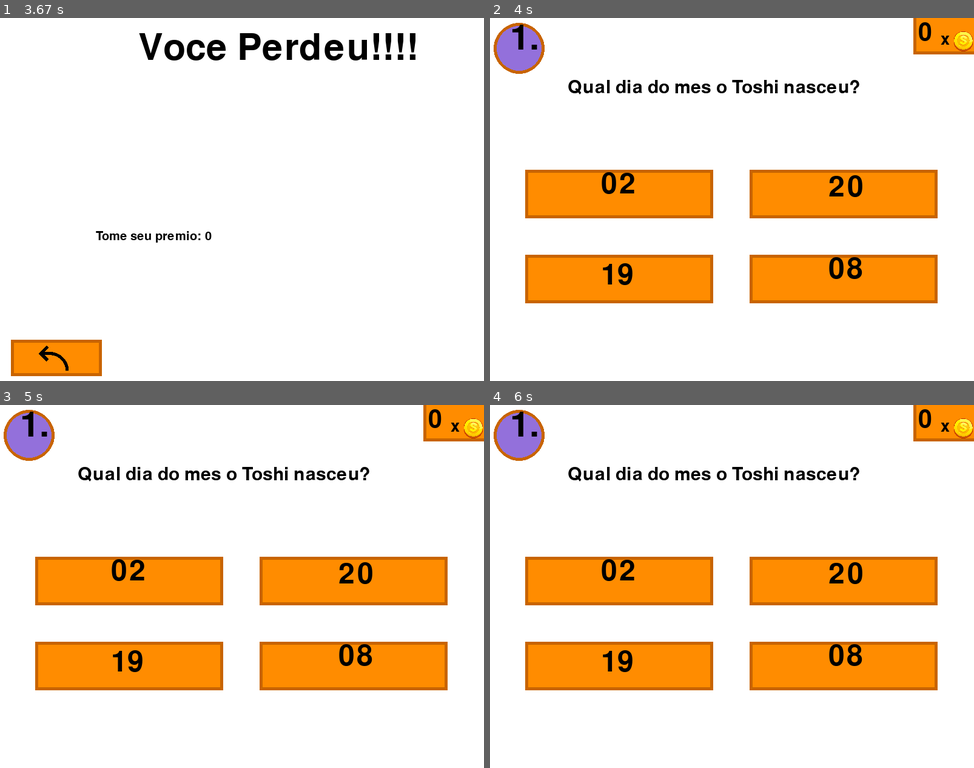
Above: before the commit, frames 1-4 (two rows, left to right).
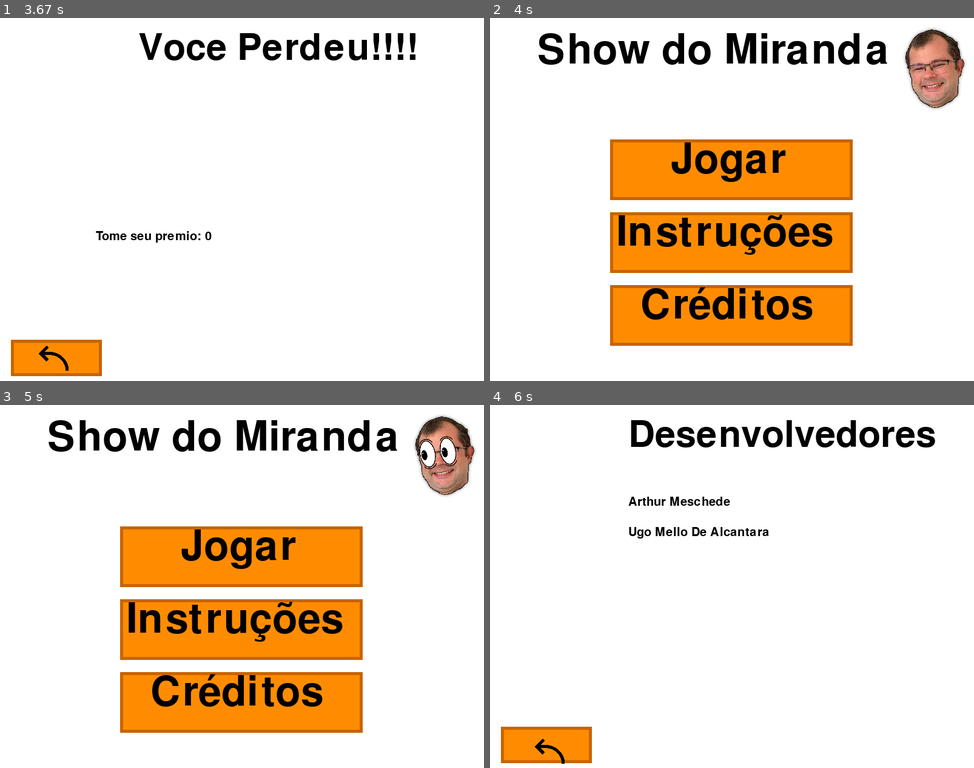
Above: after the commit, the same moments.

Repository: insper-classroom/devlife-23-1-projeto-pygame-ugo-e-arthur
Game: pygame game, started from jogo.py
Same seed, same stepped clock (60 frames per second), same inputs: the game is played once before the commit and once after it.
Inputs (mouse positions are in pixels of both pictures, inside the frame that each line leads up to):
- Up to frame 1 (3.67 s): click (242, 224) at 0.88 s; click (58, 359) at 1.22 s; click (251, 79) at 2.05 s; click "Jogar" at 3.02 s; click (338, 170) at 3.4 s
- Up to frame 2 (4 s): click (548, 359) at 3.72 s
- Up to frame 3 (5 s): no input
- Up to frame 4 (6 s): click (732, 702) at 5.68 s, where only the run after the commit has a clickable "Créditos"

Frame 1 is identical in both runs. In frame 2, 40% of the frame differs, in the area x 0-100%, y 0-91%; in frame 3, 40%; in frame 4, 29%.

Commit message:
Mudancas com ciclo

Diff:
--- /dev/null
+++ b/Main_Menu.py
@@ -0,0 +1,100 @@
+import pygame
+import funcoes
+import funcoes_fases
+
+def jogo():
+    pygame.init()
+
+    # Define as dimensões da tela
+    largura_tela = 800
+    altura_tela = 600
+    tela = pygame.display.set_mode((largura_tela, altura_tela))
+
+    # Define a caption do nosso jogo
+    pygame.display.set_caption('Show do Miranda')
+
+    # Define as cores
+    branco = (255, 255, 255)
+    laranja = (230, 115, 0)
+    laranja_escuro = (200, 100, 0)
+    laranja_claro = (255, 140, 0)
+
+    # Define fontes
+    titulo = pygame.font.Font('Chendolle.otf', 100)
+    imagem_texto_titulo = titulo.render('Show do Miranda', True, (0, 0, 0))
+    texto_jogar = pygame.font.Font('Chendolle.otf', 40)
+    imagem_texto_jogar = titulo.render('Jogar', True, (0, 0, 0))
+    texto_instrucoes = pygame.font.Font('Chendolle.otf', 40)
+    imagem_texto_instrucoes = titulo.render('Instruções', True, (0, 0, 0))
+    texto_creditos = pygame.font.Font('Chendolle.otf', 40)
+    imagem_texto_creditos = titulo.render('Créditos', True, (0, 0, 0))
+
+    # Define Imagens - Miranda
+    cara = pygame.image.load('Miranda_Fabio.png')
+    cara = pygame.transform.scale(cara, (150, 150))
+    olhos = pygame.image.load('Miranda_Fabio_2 (1).png')
+    olhos = pygame.transform.scale(olhos, (150, 150))
+    intervalos_animacao_miranda = 1000
+    imagem_atual = 1  # variavel para controlar qual imagem sera exibida na animacao
+
+    # Define os retângulos de seleção
+    botao_largura = 400
+    botao_altura = 100
+    botao_x = (largura_tela - botao_largura) / 2
+    jogar_y = 200
+    instrucoes_y = jogar_y + botao_altura + 20
+    creditos_y = instrucoes_y + botao_altura + 20
+    jogar = pygame.Rect(botao_x, jogar_y, botao_largura, botao_altura)
+    instrucoes = pygame.Rect(botao_x, instrucoes_y, botao_largura, botao_altura)
+    creditos = pygame.Rect(botao_x, creditos_y, botao_largura, botao_altura)
+
+    clock = pygame.time.Clock()  # Inicializa o clock
+
+    # Loop principal do jogo
+    while True:
+        clock.tick(60)  # Define o FPS do jogo
+
+        for event in pygame.event.get():
+            if event.type == pygame.QUIT:
+                pygame.quit()
+                quit()
+    # Verifica se o mouse foi clicado
+            if event.type == pygame.MOUSEBUTTONDOWN:
+                mouse_pos = event.pos # Posição do mouse ao clicar
+    # Verifica se o mouse clicou em um dos botões
+                if jogar.collidepoint(mouse_pos):
+                    funcoes_fases.fase_1(tela)
+                elif instrucoes.collidepoint(mouse_pos):
+                    funcoes.tela_instrucoes(tela)
+                elif creditos.collidepoint(mouse_pos):
+                    funcoes.tela_creditos(tela)
+
+    # Preenche a tela com branco
+        tela.fill(branco)
+    # Desenha os retângulos de seleção com contorno laranja escuro
+        pygame.draw.rect(tela, laranja, jogar)
+        pygame.draw.rect(tela, laranja_escuro, jogar, 5)
+        pygame.draw.rect(tela, laranja_claro, jogar.inflate(-10, -10))
+        pygame.draw.rect(tela, laranja, instrucoes)
+        pygame.draw.rect(tela, laranja_escuro, instrucoes, 5)
+        pygame.draw.rect(tela, laranja_claro, instrucoes.inflate(-10, -10))
+        pygame.draw.rect(tela, laranja, creditos)
+        pygame.draw.rect(tela, laranja_escuro, creditos, 5)
+        pygame.draw.rect(tela, laranja_claro, creditos.inflate(-10, -10))
+    # Desenha animacao do miranda
+        if imagem_atual == 1:
+            tela.blit(cara, (660, 8))
+            imagem_atual = 2
+        else:
+            tela.blit(olhos, (660, 8))
+            imagem_atual = 1
+    # Escreve Titulo
+        tela.blit(imagem_texto_titulo, (80, 20))
+    # Escreve Retangulos
+        tela.blit(imagem_texto_jogar, (300, 200))
+        tela.blit(imagem_texto_instrucoes, (210, 320))
+        tela.blit(imagem_texto_creditos, (250, 440))
+    # Atualiza a tela
+        pygame.display.update()
+    # Aguarda um tempo para atualizar a animação
+        pygame.time.wait(intervalos_animacao_miranda)
--- a/funcoes.py
+++ b/funcoes.py
@@ -1,4 +1,4 @@
-import pygame
+import pygame, Main_Menu
 
 # desenha a tela de instrucoes
 def tela_instrucoes(tela):
@@ -179,7 +179,7 @@
             elif event.type == pygame.MOUSEBUTTONDOWN:
                 mouse_pos = event.pos
                 if voltar.collidepoint(mouse_pos):
-                    return
+                    Main_Menu.jogo()
         tela.fill(branco)
         titulo = fonte_titulo.render('Voce Perdeu!!!!', True, preto)
 
@@ -216,7 +216,7 @@
             elif event.type == pygame.MOUSEBUTTONDOWN:
                 mouse_pos = event.pos
                 if voltar.collidepoint(mouse_pos):
-                    return
+                    Main_Menu.jogo()
         tela.fill(branco)
         titulo = fonte_titulo.render('Voce Perdeu!!!!', True, preto)
 
@@ -252,7 +252,7 @@
             elif event.type == pygame.MOUSEBUTTONDOWN:
                 mouse_pos = event.pos
                 if voltar.collidepoint(mouse_pos):
-                    return
+                    Main_Menu.jogo()
         tela.fill(branco)
         titulo = fonte_titulo.render('Voce Perdeu!!!!', True, preto)
 
--- a/funcoes_fases.py
+++ b/funcoes_fases.py
@@ -1,4 +1,4 @@
-import pygame, funcoes
+import pygame, funcoes, Main_Menu
 
 # --------cores----------------
 branco = (255, 255, 255)
@@ -558,7 +558,7 @@
             elif event.type == pygame.MOUSEBUTTONDOWN:
                 mouse_pos = event.pos
                 if voltar.collidepoint(mouse_pos):
-                    return
+                    Main_Menu.jogo()
         tela.fill(branco)
         titulo = fonte_titulo.render('Voce Ganhou!!!!', True, preto)
 
--- a/jogo.py
+++ b/jogo.py
@@ -1,99 +1,3 @@
-import pygame, funcoes, funcoes_fases
+import Main_Menu
 
-pygame.init()
-
-# Define as dimensões da tela
-largura_tela = 800
-altura_tela = 600
-tela = pygame.display.set_mode((largura_tela, altura_tela))
-
-# Define a caption do nosso jogo
-pygame.display.set_caption('Show do Miranda')
-
-# Define as cores
-branco = (255, 255, 255)
-laranja = (230, 115, 0)
-laranja_escuro = (200, 100, 0)
-laranja_claro = (255, 140, 0)
-
-# Define fontes
-titulo = pygame.font.Font('Chendolle.otf', 100)
-imagem_texto_titulo = titulo.render('Show do Miranda', True, (0, 0, 0))
-texto_jogar = pygame.font.Font('Chendolle.otf', 40)
-imagem_texto_jogar = titulo.render('Jogar', True, (0, 0, 0))
-texto_instrucoes = pygame.font.Font('Chendolle.otf', 40)
-imagem_texto_instrucoes = titulo.render('Instruções', True, (0, 0, 0))
-texto_creditos = pygame.font.Font('Chendolle.otf', 40)
-imagem_texto_creditos = titulo.render('Créditos', True, (0, 0, 0))
-
-# Define Imagens - Miranda
-cara = pygame.image.load('Miranda_Fabio.png')
-cara = pygame.transform.scale(cara, (150, 150))
-olhos = pygame.image.load('Miranda_Fabio_2 (1).png')
-olhos = pygame.transform.scale(olhos, (150, 150))
-intervalos_animacao_miranda = 1000
-imagem_atual = 1 # variavel para controlar qual imagem sera exibida na animacao
-
-# Define os retângulos de seleção
-botao_largura = 400
-botao_altura = 100
-botao_x = (largura_tela - botao_largura) / 2
-jogar_y = 200
-instrucoes_y = jogar_y + botao_altura + 20
-creditos_y = instrucoes_y + botao_altura + 20
-jogar = pygame.Rect(botao_x, jogar_y, botao_largura, botao_altura)
-instrucoes = pygame.Rect(botao_x, instrucoes_y, botao_largura, botao_altura)
-creditos = pygame.Rect(botao_x, creditos_y, botao_largura, botao_altura)
-
-# Loop principal do jogo
-while True:
-    for event in pygame.event.get():
-        if event.type == pygame.QUIT:
-            pygame.quit()
-            quit()
-        # Verifica se o mouse foi clicado
-        if event.type == pygame.MOUSEBUTTONDOWN:
-            mouse_pos = event.pos  # Posição do mouse ao clicar
-            # Verifica se o mouse clicou em um dos botões
-            if jogar.collidepoint(mouse_pos):
-                funcoes_fases.fase_1(tela)
-            elif instrucoes.collidepoint(mouse_pos):
-                funcoes.tela_instrucoes(tela)
-            elif creditos.collidepoint(mouse_pos):
-                funcoes.tela_creditos(tela)
-
-    # Preenche a tela com branco
-    tela.fill(branco)
-
-    # Desenha os retângulos de seleção com contorno laranja escuro
-    pygame.draw.rect(tela, laranja, jogar)
-    pygame.draw.rect(tela, laranja_escuro, jogar, 5)
-    pygame.draw.rect(tela, laranja_claro, jogar.inflate(-10, -10))
-    pygame.draw.rect(tela, laranja, instrucoes)
-    pygame.draw.rect(tela, laranja_escuro, instrucoes, 5)
-    pygame.draw.rect(tela, laranja_claro, instrucoes.inflate(-10, -10))
-    pygame.draw.rect(tela, laranja, creditos)
-    pygame.draw.rect(tela, laranja_escuro, creditos, 5)
-    pygame.draw.rect(tela, laranja_claro, creditos.inflate(-10, -10))
-
-    # Desenha animacao do miranda
-    if imagem_atual == 1:
-        tela.blit(cara, (660, 8))
-        imagem_atual = 2
-    else:
-        tela.blit(olhos, (660, 8))
-        imagem_atual = 1
-
-    # Escreve Titulo
-    tela.blit(imagem_texto_titulo, (80, 20))
-
-    # Escreve Retangulos
-    tela.blit(imagem_texto_jogar, (300, 200))
-    tela.blit(imagem_texto_instrucoes, (210, 320))
-    tela.blit(imagem_texto_creditos, (250, 440))
-
-    # Atualiza a tela
-    pygame.display.update()
-
-    # Aguarda um tempo para atualizar a animação
-    pygame.time.wait(intervalos_animacao_miranda)
+Main_Menu.jogo()
